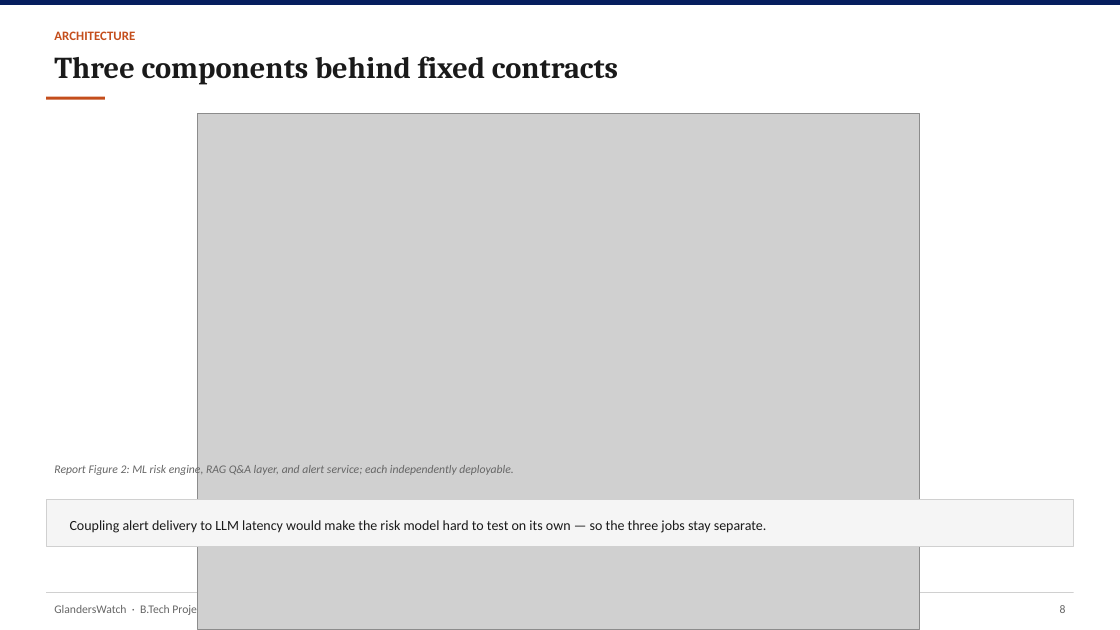
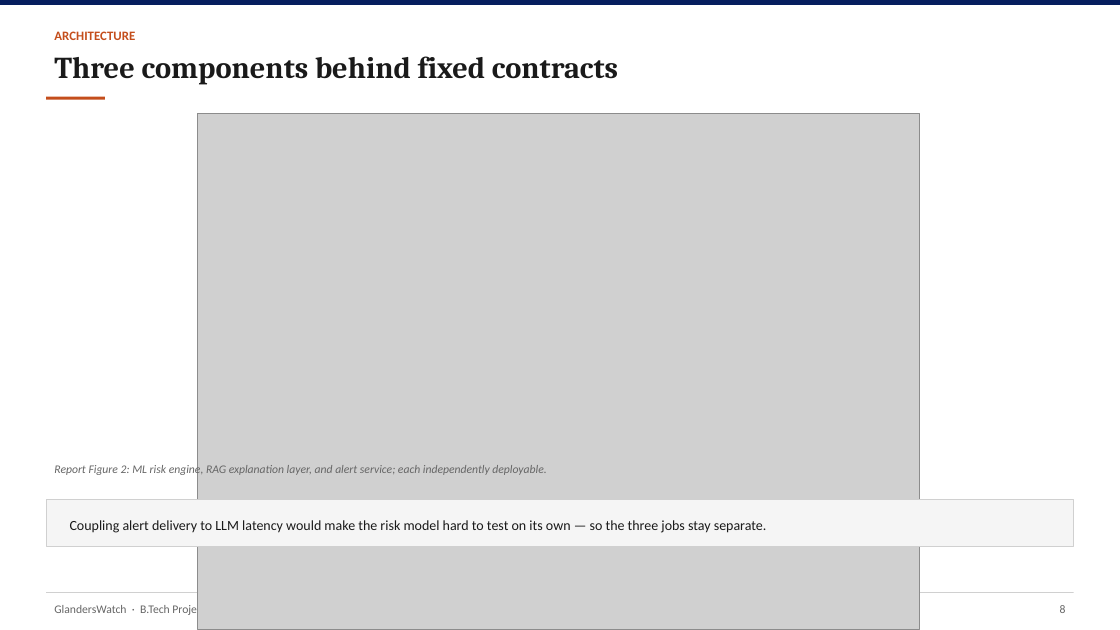
Before and after one commit to YuvrajSingh-mist/glandersWatch, a slide deck: slide 9 of slides/GlandersWatch_Deck.pptx. Drawn at 1120x630 pixels with LibreOffice and Linux fonts; fonts in the diff are those of the drawing; grey boxes stand for pictures. Boxes give left, top, right and bottom in pixels: in the first picture for what was removed or moved away, otherwise in the second. Text is boxed around its words. In the diff, an @@ line names an element or a change of style, - is before the commit and + after.

Commit message:
Align viva deck RAG slides with Final_v2 proposal content.
Add evidence-separation and PFPT/CAIS attribution-audit slides, refresh evaluation metrics and references, and retitle the RAG segment to the explanation layer.

```diff
--- a/slides/GlandersWatch_Deck.pptx
+++ b/slides/GlandersWatch_Deck.pptx
@@ text at (54, 463, 546, 476): text changed @@
-Report Figure 2: ML risk engine, RAG Q&A layer, and alert service; each independently deployable.
+Report Figure 2: ML risk engine, RAG explanation layer, and alert service; each independently deployable.
```
Also in this commit, not shown: 11 other slides changed, 2 slides added, 1 other file.
